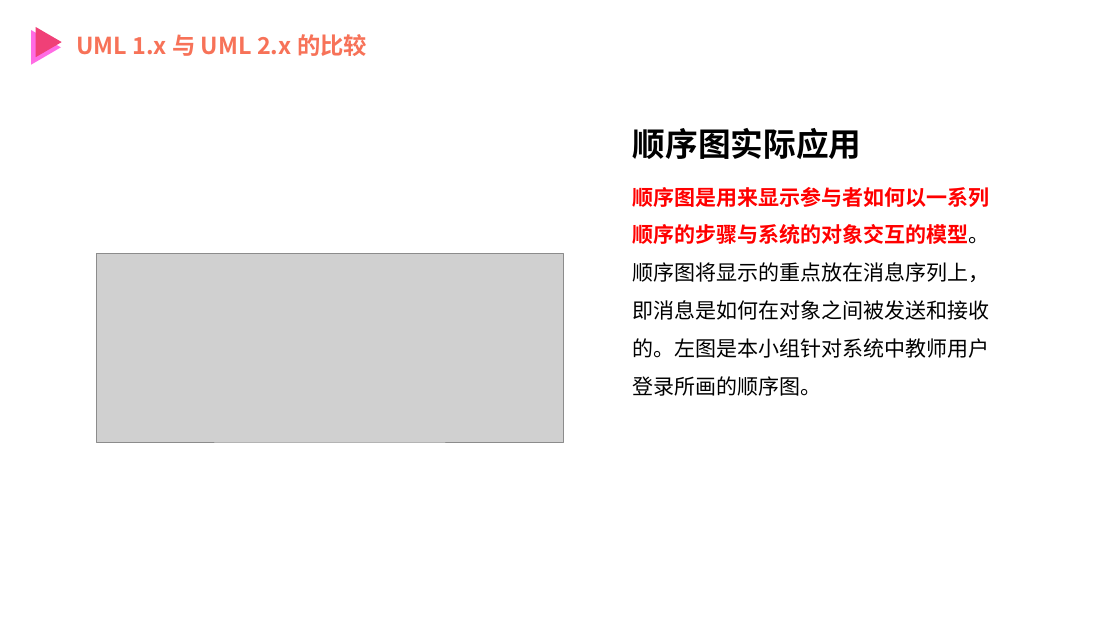
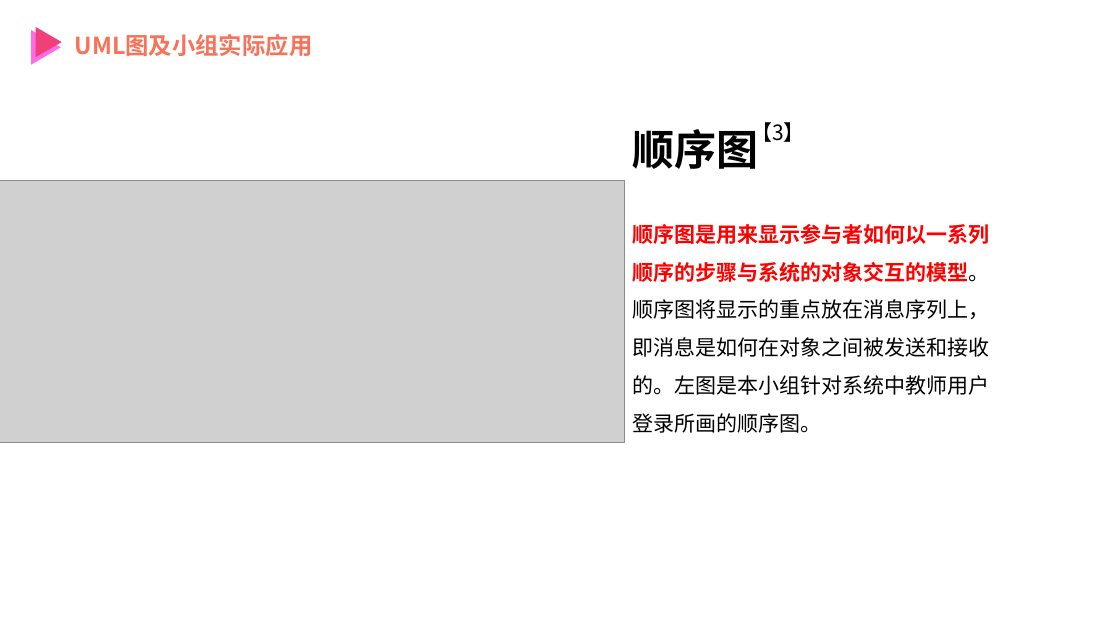
Before and after one commit to PRD2018-G12/SE-Education-Assistant-System, a slide deck: slide 19 of 非受控文档/UML翻转课堂/UML 基础 综合应用和问题解答.pptx (slide 32 before the commit). Drawn at 1120x630 pixels with LibreOffice and Linux fonts; fonts in the diff are those of the drawing; grey boxes stand for pictures. Boxes give left, top, right and bottom in pixels: in the first picture for what was removed or moved away, otherwise in the second. Text is boxed around its words. In the diff, an @@ line names an element or a change of style, - is before the commit and + after.

```diff
--- a/非受控文档/UML翻转课堂/UML 基础 综合应用和问题解答.pptx
+++ b/非受控文档/UML翻转课堂/UML 基础 综合应用和问题解答.pptx
@@ text added at box(75, 34, 313, 56), 20 pt, text #F77258, bold @@
+UML图及小组实际应用
@@ text removed at box(76, 34, 367, 56) @@
-UML 1.x 与 UML 2.x 的比较
@@ text at box(633, 129, 759, 169): text changed; size 28 to 36 pt @@
-顺序图实际应用
+顺序图
@@ text added at box(751, 122, 805, 145), 18 pt, text #000000 @@
+【3】
@@ picture: place and size @@
-picture at box(96, 253, 563, 442)
+picture at box(0, 181, 624, 442)
@@ text "顺序图是用来显示参与者如何以一系列顺序的步骤与系统的对象交互的模型。顺序图将显示的重点放在消息序列上，即消息是如何在对象 ...": place and size @@
-text "顺序图是用来显示参与者如何以一系列顺序的步骤与系统的对象交互的模型。顺序图将显示的重点放在消息序列上，即消息是如何在对象 ..." at box(633, 187, 990, 396)
+text "顺序图是用来显示参与者如何以一系列顺序的步骤与系统的对象交互的模型。顺序图将显示的重点放在消息序列上，即消息是如何在对象 ..." at box(633, 224, 990, 433)
```
Also in this commit, not shown: 10 other slides changed, 18 slides added, 36 slides removed, 1 other file.
